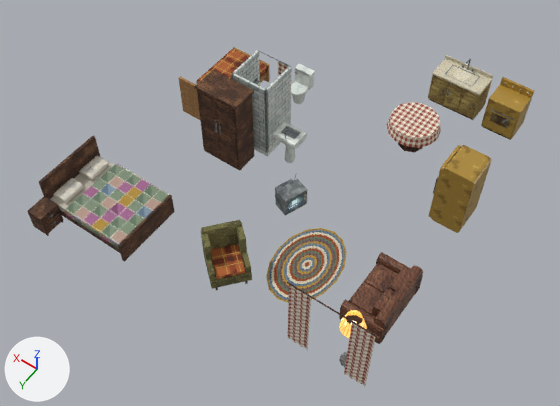
Renders of the glTF model THE_VEIL_ASSETS_V2/03_Residential/House_Variants/RES_House_Cottage_Furnishing.glb from each side of a commit.
Camera for both pictures: a camera (50 mm lens) standing at (-6.09, 2.15, 13.67) and looking at (-0.31, -5.94, 0.95). The axes (+X, +Y, +Z) are drawn at lower left. The lights are the same throughout. The first picture is the older version. Objects named as collision shapes, trigger or cutter boxes, shadow casters or lower levels of detail are left out. Where no turn or scale is listed for an object, it has been applied to the vertices. Vertices at exactly the same position are counted once.

In view in the first picture: 'RES_House_Cottage_Furnishing_Mesh'.
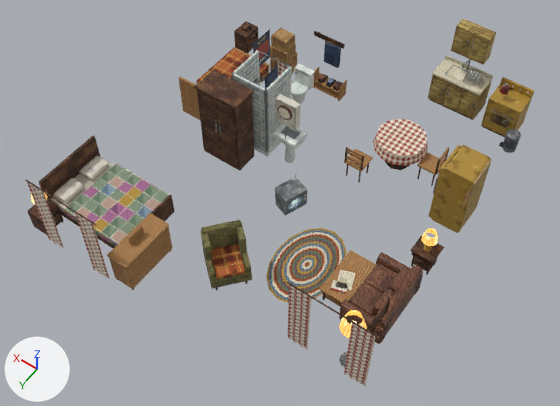
Boxes [x1, y1, x2, y2] around the edits, measured in the pictures (560 x 406 px; the box of a moved part takes in the faces that stretch with it):
'RES_House_Cottage_Furnishing_Mesh', reshaped (8% taller)
    before: [28, 47, 535, 387]
    after: [25, 19, 535, 387]
part 1 of me_res_house_cottage_furnishing_mesh, moved or reshaped (mostly hidden)
    before: [398, 143, 422, 152]
    after: [385, 161, 410, 170]
part 2 of me_res_house_cottage_furnishing_mesh, added
    after: [410, 235, 444, 263]
part 3 of me_res_house_cottage_furnishing_mesh, added
    after: [411, 258, 437, 273]
part 4 of me_res_house_cottage_furnishing_mesh, added
    after: [25, 179, 97, 226]
part 5 of me_res_house_cottage_furnishing_mesh, added
    after: [234, 21, 258, 53]
part 6 of me_res_house_cottage_furnishing_mesh, added
    after: [247, 29, 258, 43]
part 7 of me_res_house_cottage_furnishing_mesh, added
    after: [247, 35, 258, 52]
part 8 of me_res_house_cottage_furnishing_mesh, rebuilt
    before: [387, 102, 441, 148]
    after: [373, 119, 428, 166]
part 9 of me_res_house_cottage_furnishing_mesh, added
    after: [242, 19, 521, 332]
part 10 of me_res_house_cottage_furnishing_mesh, added (brown)
    after: [27, 182, 172, 289]

The edits, one by one:
Picture 'T_Res_Mirror.png' (img_t_res_mirror_png) is new.
Picture 'T_Town_PaintRed.png' (img_t_town_paintred_png) is new.
Picture 'T_Town_PaintNavy.png' (img_t_town_paintnavy_png) is new.
Material 'M_Res_Mirror' (mat_m_res_mirror) is new.
Its texture is img_t_res_mirror_png.
Its metallic is 0.6.
Its roughness is 0.05.
Material 'M_Town_PaintRed' (mat_m_town_paintred) is new.
Uses the picture img_t_town_paintred_png.
Material 'M_Town_PaintNavy' (mat_m_town_paintnavy) is new.
Uses the picture img_t_town_paintnavy_png.
me_res_house_cottage_furnishing_mesh is used by ob_res_house_cottage_furnishing_mesh; location (0.0, 0.0, 0.0).
me_res_house_cottage_furnishing_mesh had 1984 vertices, 3073 faces and spanned x -3.9..3.63, y -11.28..-2.66, z 0.6..2.61.
me_res_house_cottage_furnishing_mesh now has 3619 vertices, 5348 faces and spans x -3.9..3.63, y -11.3..-2.6, z 0.6..2.75.
me_res_house_cottage_furnishing_mesh part 1: the loose piece of 16 vertices spanning x -1.85..-1.25, y -9.6..-9.0, z 0.6..0.65 is moved by (-0.03, 0.62, 0.0).
me_res_house_cottage_furnishing_mesh part 2: a new loose piece, a box spanning x -3.65..-3.15, y -6.775..-6.325, z 1.15..1.18, in mat_m_furn_wooddark (picture img_t_furn_wooddark_png).
me_res_house_cottage_furnishing_mesh part 3: a new loose piece, a box spanning x -3.6..-3.2, y -6.725..-6.375, z 0.72..0.74, in mat_m_furn_wooddark (picture img_t_furn_wooddark_png).
me_res_house_cottage_furnishing_mesh part 4: a new loose piece, a 5-sided cylinder along x spanning x 1.37..3.17, y -2.654..-2.627, z 2.486..2.514, in mat_m_furn_wooddark (picture img_t_furn_wooddark_png).
me_res_house_cottage_furnishing_mesh part 5: the loose piece of 20 vertices spanning x 3.26..3.63, y -3.14..-2.66, z 0.65..1.18 is copied, and the copy is moved by (0.0, -6.85, 0.0); it spans x 3.26..3.63, y -9.99..-9.51, z 0.65..1.18.
me_res_house_cottage_furnishing_mesh part 6: a new loose piece, a box spanning x 3.255..3.275, y -9.96..-9.54, z 0.98..1.14, in mat_m_furn_wooddark (picture img_t_furn_wooddark_png).
me_res_house_cottage_furnishing_mesh part 7: a new loose piece, a box spanning x 3.255..3.275, y -9.96..-9.54, z 0.68..0.94, in mat_m_furn_wooddark (picture img_t_furn_wooddark_png).
me_res_house_cottage_furnishing_mesh part 8: the loose piece of 42 vertices spanning x -2.15..-0.95, y -9.88..-8.72, z 1.1..1.35 is rebuilt with 42 vertices and now spans x -2.17..-0.98, y -9.26..-8.09, z 1.1..1.35.
me_res_house_cottage_furnishing_mesh part 9: 1033 vertices added at x -3.66..3.51, y -11.3..-3.79, z 0.6..2.75.
me_res_house_cottage_furnishing_mesh part 10: 316 vertices added at x 0.9..3.59, y -3.92..-2.6, z 0.65..2.5.
Other edits to the shape of me_res_house_cottage_furnishing_mesh do not show in these pictures.
me_res_house_cottage_furnishing_mesh gains material mat_m_town_paintred.
me_res_house_cottage_furnishing_mesh gains material mat_m_res_mirror (picture img_t_res_mirror_png).
me_res_house_cottage_furnishing_mesh gains material mat_m_town_paintnavy.
